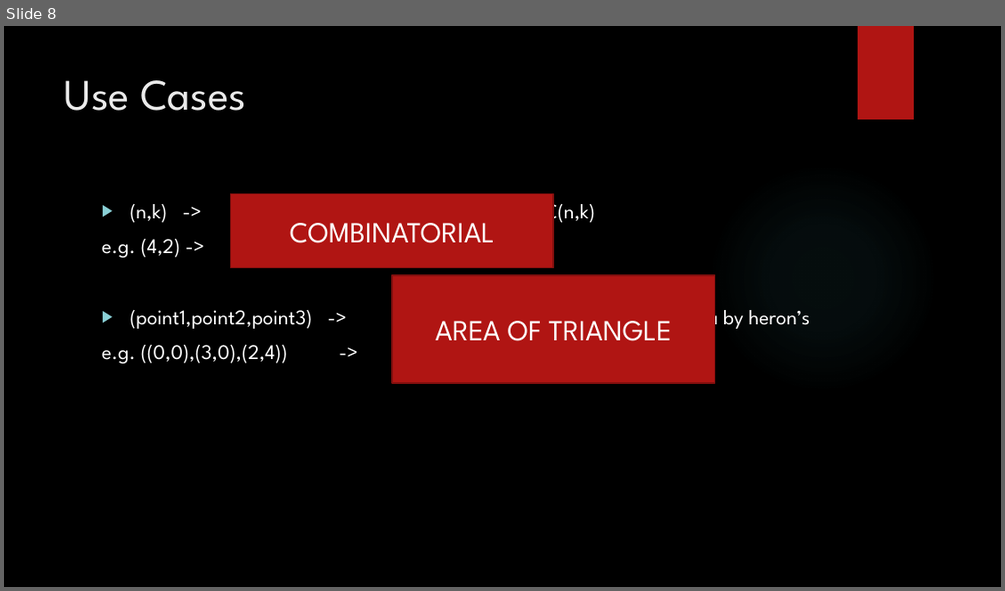
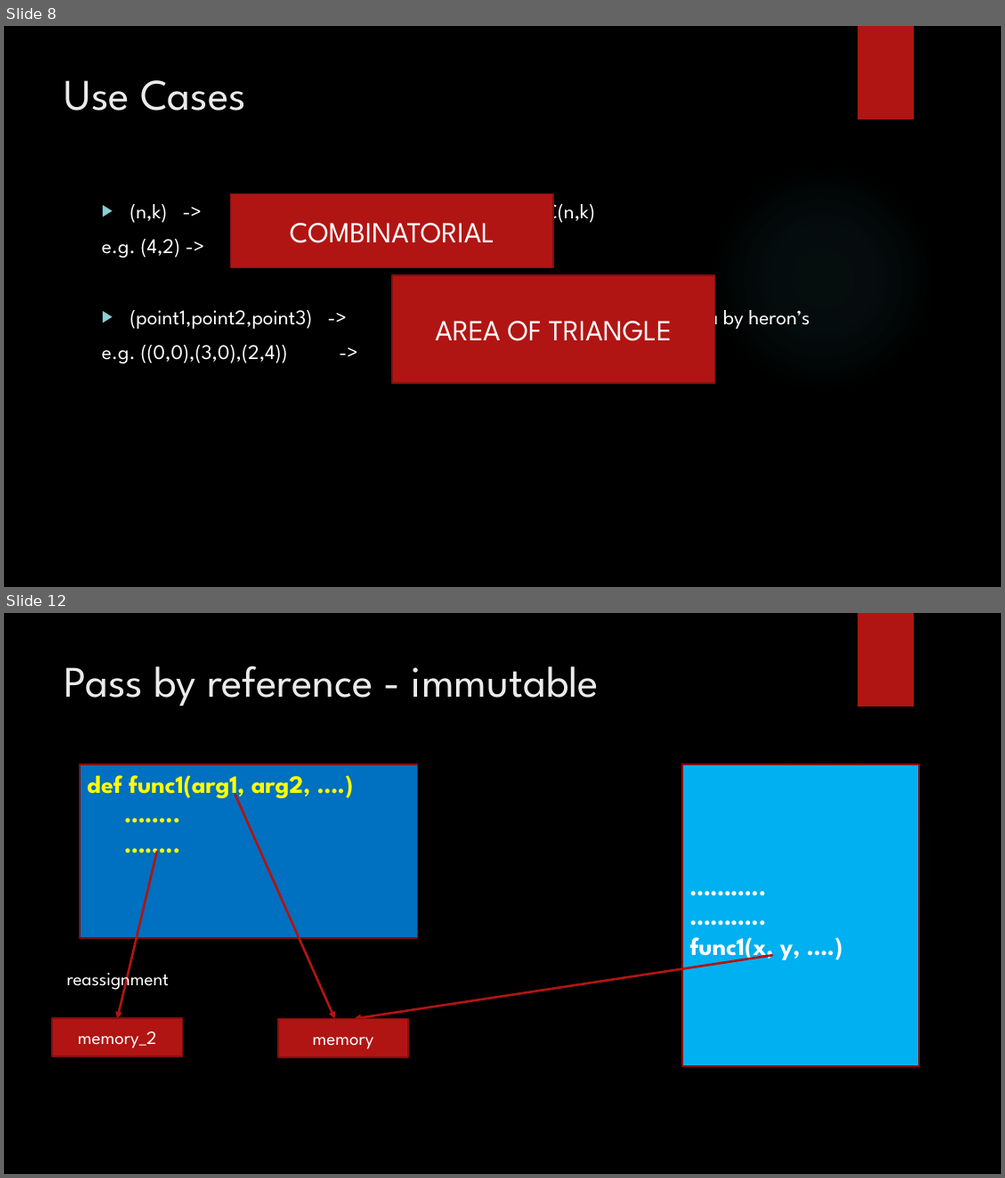
Before and after one commit to AthletiCoder/SPW, a slide deck: Lecture5/Teaching Presentation.pptx. Shown one above the other, each under a label of ours: slide 8 before the commit, slides 8 and 12 after it; the slides between them are not shown. The pictures are 1005x591 and 1005x1178 pixels, drawn with LibreOffice and Linux fonts; fonts in the diff are those of the drawing; background and template pictures are left out. Boxes give left, top, right and bottom in pixels: in the first picture for what was removed or moved away, otherwise in the second. Text is boxed around its words. In the diff, an @@ line names an element or a change of style, - is before the commit and + after.

```diff
--- a/Lecture5/Teaching Presentation.pptx
+++ b/Lecture5/Teaching Presentation.pptx
@@ slide 12 added at (x1=4, y1=613, x2=1001, y2=1174), background picture (left out); not listed: 2 template elements that a slide beside it also shows @@
@@ title added at (x1=65, y1=666, x2=599, y2=706), 42 pt, text #EBEBEB @@
+Pass by reference - immutable
@@ rectangle added at (x1=81, y1=765, x2=418, y2=938), fill #0070C0, outline #82100E 1.5 pt, 24 pt, text #FFFF00, bold @@
+def func1(arg1, arg2, ….)
+……..
+……..
@@ rectangle added at (x1=683, y1=765, x2=920, y2=1066), fill #00B0F0, outline #82100E 1.5 pt, 24 pt, text #FFFFFF, bold @@
+………..
+………..
+func1(x, y, ….)
@@ arrow added from (235, 794) to (334, 1018), #B01513 2.25 pt @@
@@ arrow added from (157, 852) to (118, 1018), #B01513 2.25 pt @@
@@ arrow added from (772, 956) to (354, 1018), #B01513 2.25 pt @@
@@ text added at (x1=67, y1=966, x2=169, y2=990), 18 pt, text #FFFFFF @@
+reassignment
@@ rectangle added at (x1=52, y1=1018, x2=182, y2=1056), fill #B01513, outline #82100E 1.5 pt, 18 pt, text #FFFFFF @@
+memory_2
@@ rectangle added at (x1=278, y1=1018, x2=409, y2=1057), fill #B01513, outline #82100E 1.5 pt, 18 pt, text #FFFFFF @@
+memory
```
Also in this commit, not shown: 4 other slides added, 1 other file.
